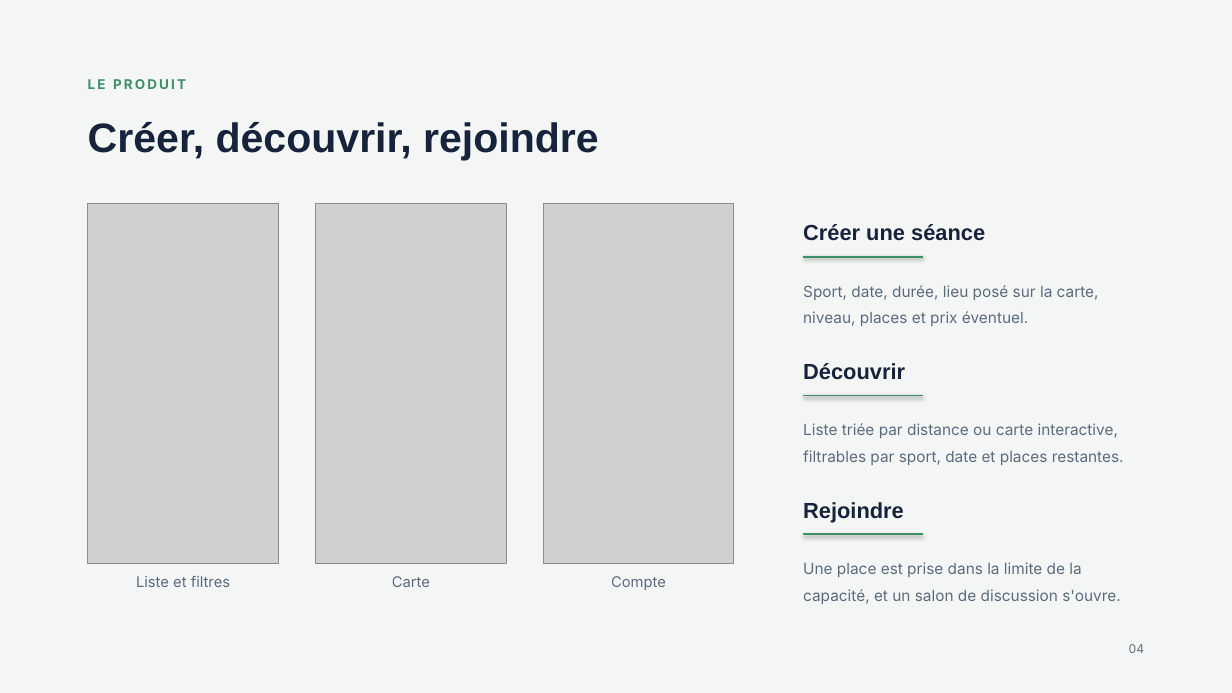
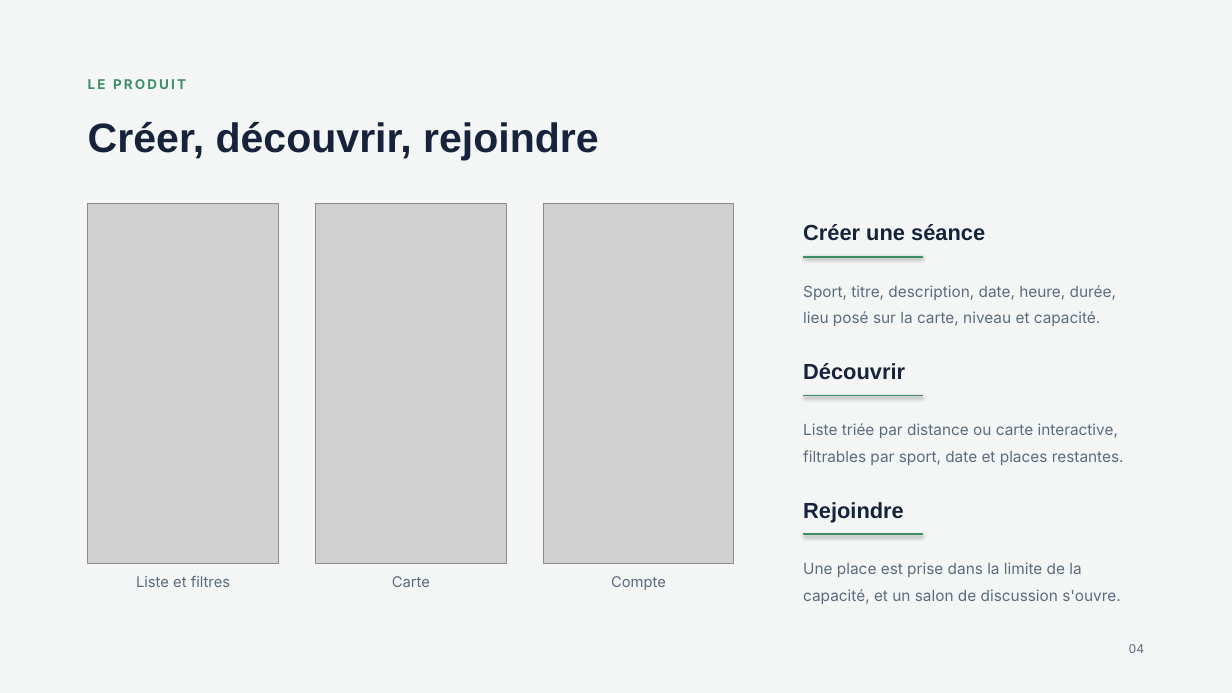
Before and after one commit to mircoprofico/FitMeet, a slide deck: slide 4 of docs/FitMeet-presentation.pptx. Drawn at 1232x693 pixels with LibreOffice and Linux fonts; fonts in the diff are those of the drawing; grey boxes stand for pictures. Boxes give left, top, right and bottom in pixels: in the first picture for what was removed or moved away, otherwise in the second. Text is boxed around its words. In the diff, an @@ line names an element or a change of style, - is before the commit and + after.

```diff
--- a/docs/FitMeet-presentation.pptx
+++ b/docs/FitMeet-presentation.pptx
@@ text at box(803, 285, 1116, 326): text changed @@
-Sport, date, durée, lieu posé sur la carte, niveau, places et prix éventuel.
+Sport, titre, description, date, heure, durée, lieu posé sur la carte, niveau et capacité.
```
Also in this commit, not shown: 6 other slides changed, 3 slides added, 4 slides removed, 1 other file.
